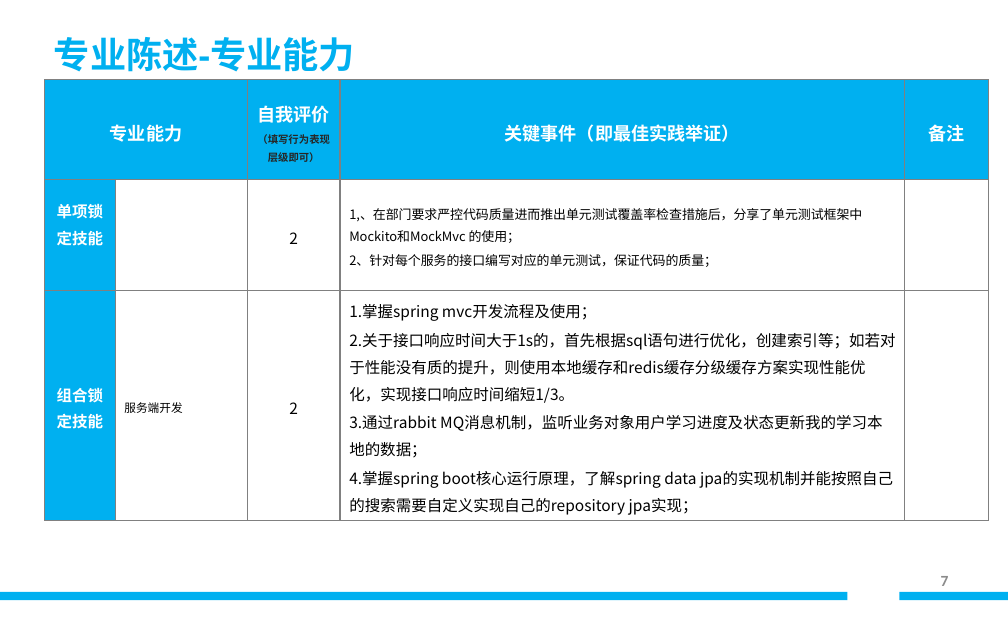
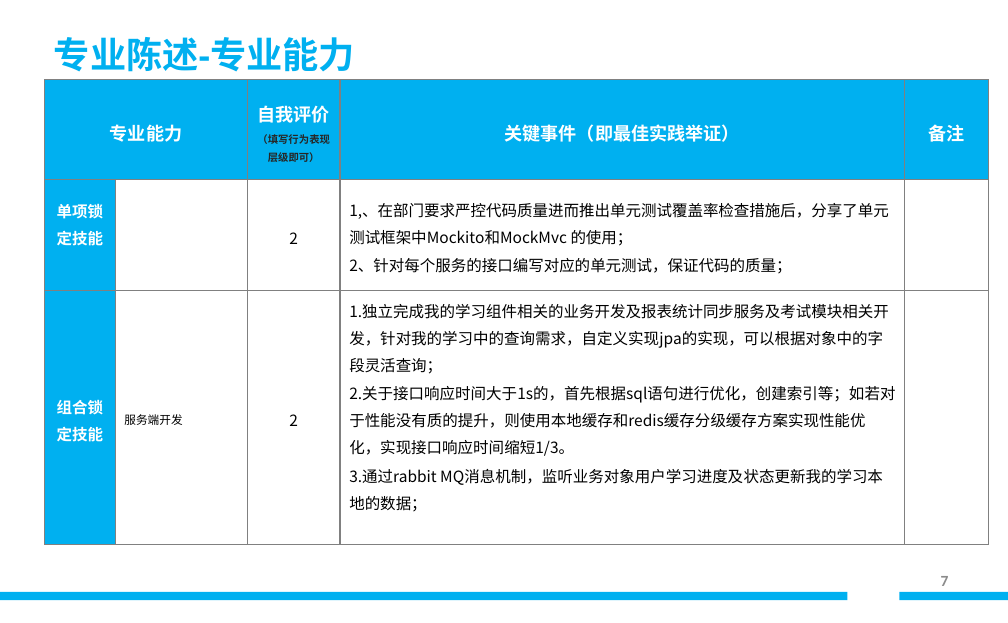
Before and after one commit to fzdxyhr/project_for_word, a slide deck: slide 7 of 工程院五部-P4晋升评审材料-严火荣291814-101教育平台/员工晋升陈述材料.pptx. Drawn at 1008x623 pixels with LibreOffice and Linux fonts; fonts in the diff are those of the drawing; background and template pictures are left out. Boxes give left, top, right and bottom in pixels: in the first picture for what was removed or moved away, otherwise in the second. Text is boxed around its words. In the diff, an @@ line names an element or a change of style, - is before the commit and + after.

```diff
--- a/工程院五部-P4晋升评审材料-严火荣291814-101教育平台/员工晋升陈述材料.pptx
+++ b/工程院五部-P4晋升评审材料-严火荣291814-101教育平台/员工晋升陈述材料.pptx
@@ table at box(45, 80, 988, 521) @@
-row 3, column 4: 1.掌握spring mvc开发流程及使用； / 2.关于接口响应时间大于1s的，首先根据sql语句进行优化，创建索引等；如若对于性能没有质的提升，则使用本地缓存和redis缓存分级缓存方案实现性能优化，实现接口响应时间缩短1/3。 / 3.通过rabbit MQ消息机制，监听业务对象用户学习进度及状态更新我的学习本地的数据； / 4.掌握spring boot核心运行原理，了解spring data jpa的实现机制并能按照自己的搜索需要自定义实现自己的repository jpa实现；
+row 3, column 4: 1.独立完成我的学习组件相关的业务开发及报表统计同步服务及考试模块相关开发，针对我的学习中的查询需求，自定义实现jpa的实现，可以根据对象中的字段灵活查询； / 2.关于接口响应时间大于1s的，首先根据sql语句进行优化，创建索引等；如若对于性能没有质的提升，则使用本地缓存和redis缓存分级缓存方案实现性能优化，实现接口响应时间缩短1/3。 / 3.通过rabbit MQ消息机制，监听业务对象用户学习进度及状态更新我的学习本地的数据；
@@ size 10 to 12 pt in "1,、在部门要求严控代码质量进而推出单元测试覆盖率检查措施后，分享了单元测试框架中Mockito和MockMvc 的使用 ...", "2、针对每个服务的接口编写对应的单元测试，保证代码的质量；" @@
```
Also in this commit, not shown: 2 other slides changed.
